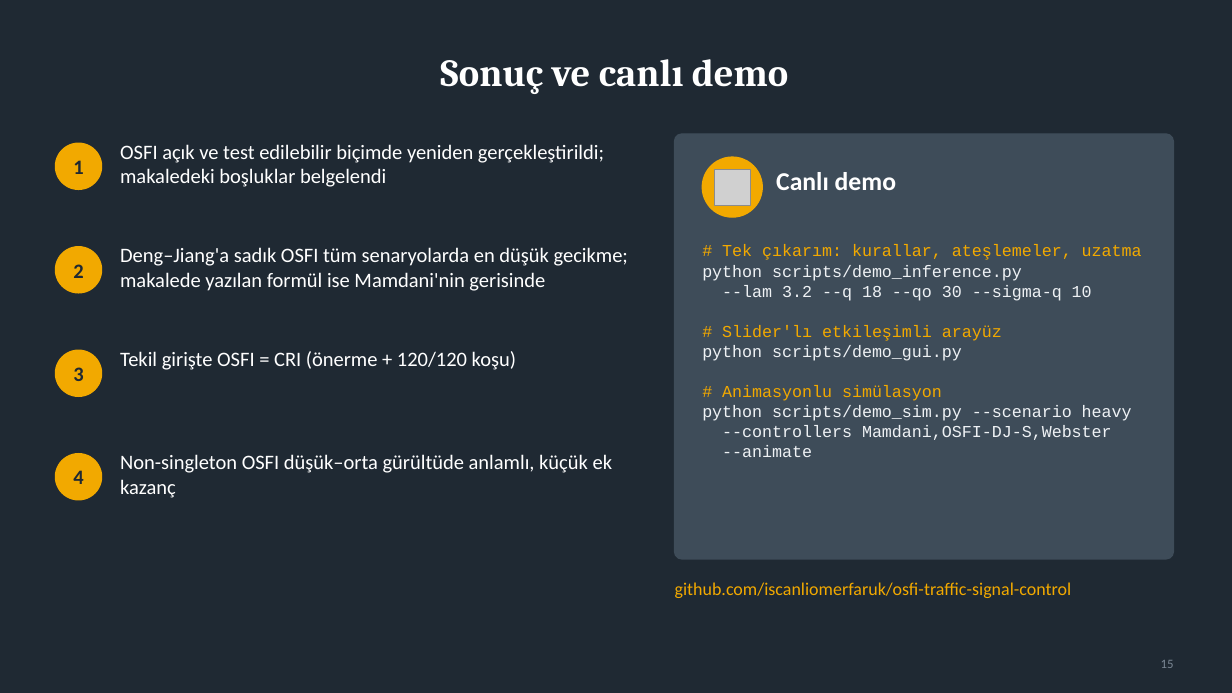
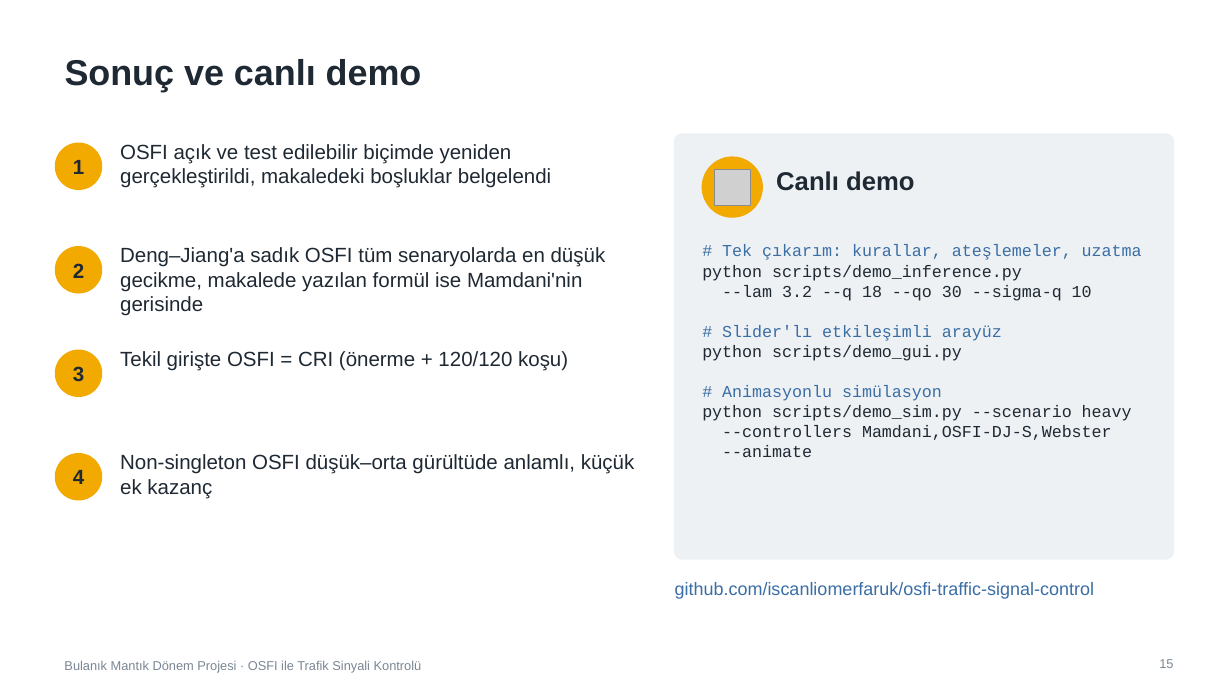
Before and after one commit to iscanliomerfaruk/osfi-traffic-signal-control, a slide deck: slide 15 of presentation/OSFI_Sunum.pptx. Drawn at 1232x693 pixels with LibreOffice and Linux fonts; fonts in the diff are those of the drawing; grey boxes stand for pictures. Boxes give left, top, right and bottom in pixels: in the first picture for what was removed or moved away, otherwise in the second. Text is boxed around its words. In the diff, an @@ line names an element or a change of style, - is before the commit and + after.

```diff
--- a/presentation/OSFI_Sunum.pptx
+++ b/presentation/OSFI_Sunum.pptx
@@ background #1F2933 to #FFFFFF @@
@@ title "Sonuç ve canlı demo" at [65, 59, 422, 92]: size 30 to 28 pt, font Cambria to Arial, text colour #FFFFFF to #1F2933; alignment centre to left @@
@@ text at [120, 144, 551, 188]: text changed; font Calibri to Arial; text colour #FFFFFF to #1F2933 @@
-OSFI açık ve test edilebilir biçimde yeniden gerçekleştirildi; makaledeki boşluklar belgelendi
+OSFI açık ve test edilebilir biçimde yeniden gerçekleştirildi, makaledeki boşluklar belgelendi
@@ rounded rectangle at [675, 134, 1174, 559]: fill #3E4C59 to #EEF1F4; outline #3E4C59 1 pt to #EEF1F4 1 pt @@
@@ font Calibri to Arial, text colour #FFFFFF to #1F2933 in 3 elements at [120, 351, 568, 371], [120, 454, 635, 499], [776, 171, 914, 191] @@
@@ text at [120, 247, 606, 316]: text changed; font Calibri to Arial; text colour #FFFFFF to #1F2933 @@
-Deng–Jiang'a sadık OSFI tüm senaryolarda en düşük gecikme; makalede yazılan formül ise Mamdani'nin gerisinde
+Deng–Jiang'a sadık OSFI tüm senaryolarda en düşük gecikme, makalede yazılan formül ise Mamdani'nin gerisinde
@@ text "# Tek çıkarım: kurallar, ateşlemeler, ..." at [702, 244, 1142, 457]: text colour #F2A900 to #3A6EA5 in "# Tek çıkarım: kurallar, ateşlemeler, uzatma", "# Slider'lı etkileşimli arayüz", "# Animasyonlu simülasyon"; text colour #EEF1F4 to #1F2933 in "python scripts/demo_inference.py", "--lam 3.2 --q 18 --qo 30 --sigma-q ...", "python scripts/demo_gui.py", "python scripts/demo_sim.py --scenario heavy" and 2 more places @@
@@ text "github.com/iscanliomerfaruk/osfi-traffic-signal-control" at [675, 582, 1094, 599]: font Calibri to Arial, text colour #F2A900 to #3A6EA5 @@
@@ font Calibri to Arial in 5 elements at [73, 160, 84, 174], [73, 263, 84, 278], [73, 366, 84, 382], [73, 470, 84, 484], [1159, 659, 1173, 668] @@
@@ text added at [64, 660, 422, 673], 10 pt, text #7B8794 @@
+Bulanık Mantık Dönem Projesi · OSFI ile Trafik Sinyali Kontrolü
```
Also in this commit, not shown: 14 other slides changed, 1 other file.
